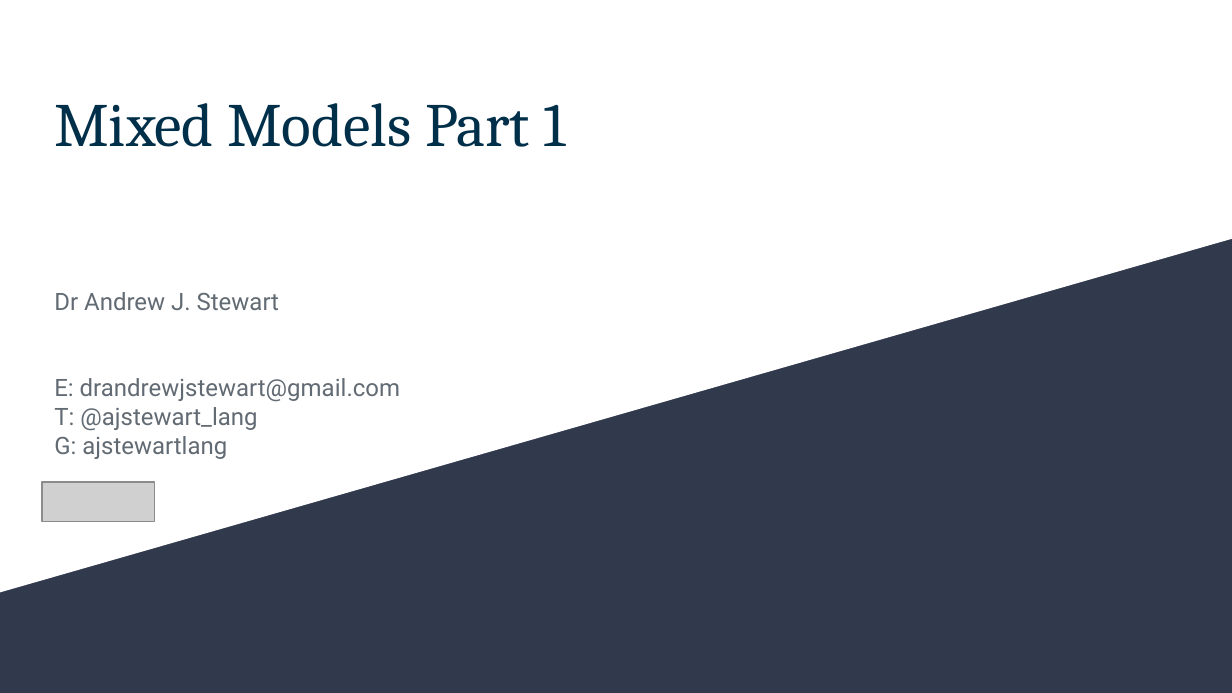
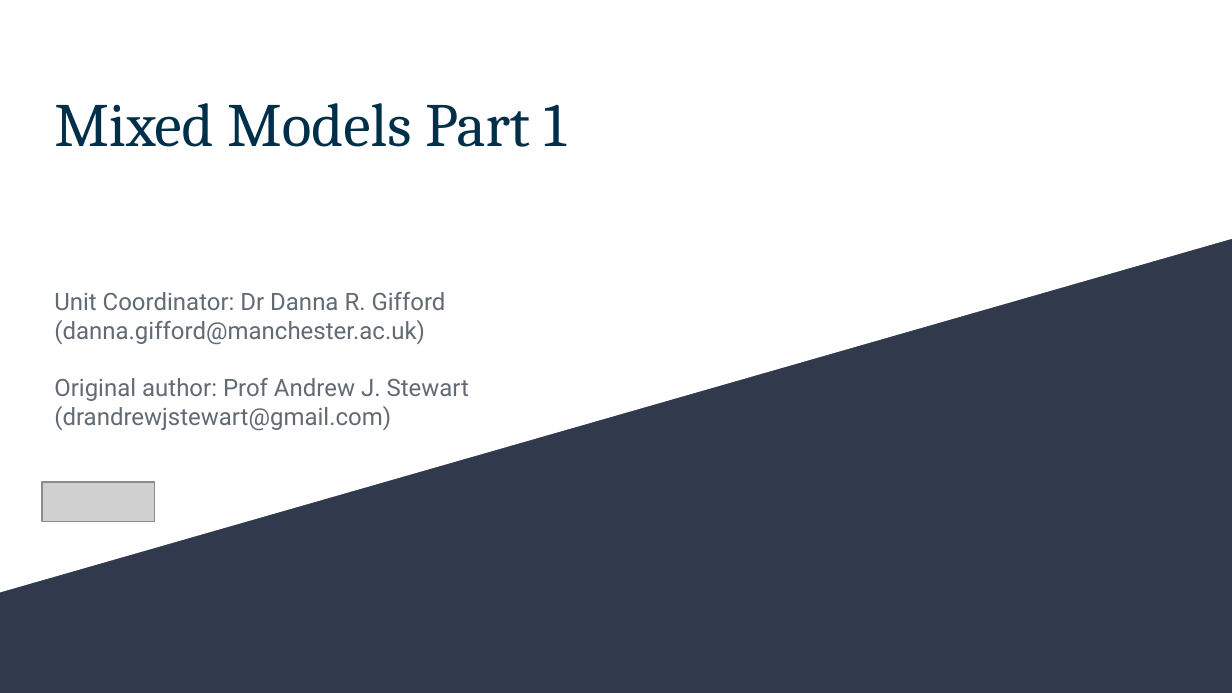
Before and after one commit to dannagifford/Wk5-15_mixed_models_pt1, a slide deck: slide 1 of slides/Mixed_Models_Part_1.odp. Drawn at 1232x693 pixels with LibreOffice and Linux fonts; fonts in the diff are those of the drawing; grey boxes stand for pictures. Boxes give left, top, right and bottom in pixels: in the first picture for what was removed or moved away, otherwise in the second. Text is boxed around its words. In the diff, an @@ line names an element or a change of style, - is before the commit and + after.

```diff
--- a/slides/Mixed_Models_Part_1.odp
+++ b/slides/Mixed_Models_Part_1.odp
@@ subtitle at bbox=[54, 292, 469, 431]: text changed @@
-Dr Andrew J. Stewart
-E: drandrewjstewart@gmail.com
-T: @ajstewart_lang
-G: ajstewartlang
+Unit Coordinator: Dr Danna R. Gifford (danna.gifford@manchester.ac.uk)
+Original author: Prof Andrew J. Stewart (drandrewjstewart@gmail.com)
```
Also in this commit, not shown: 3 other files.
